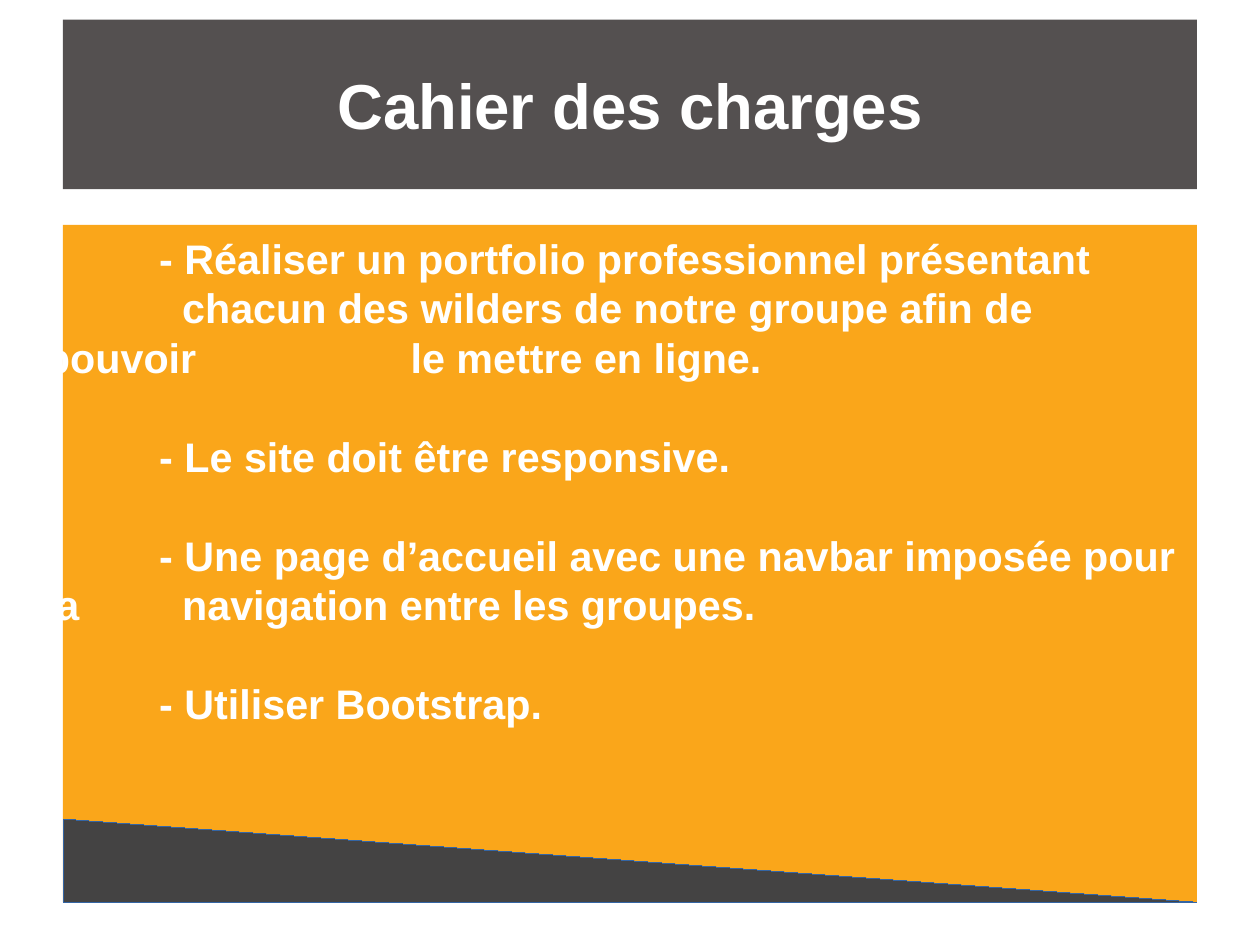
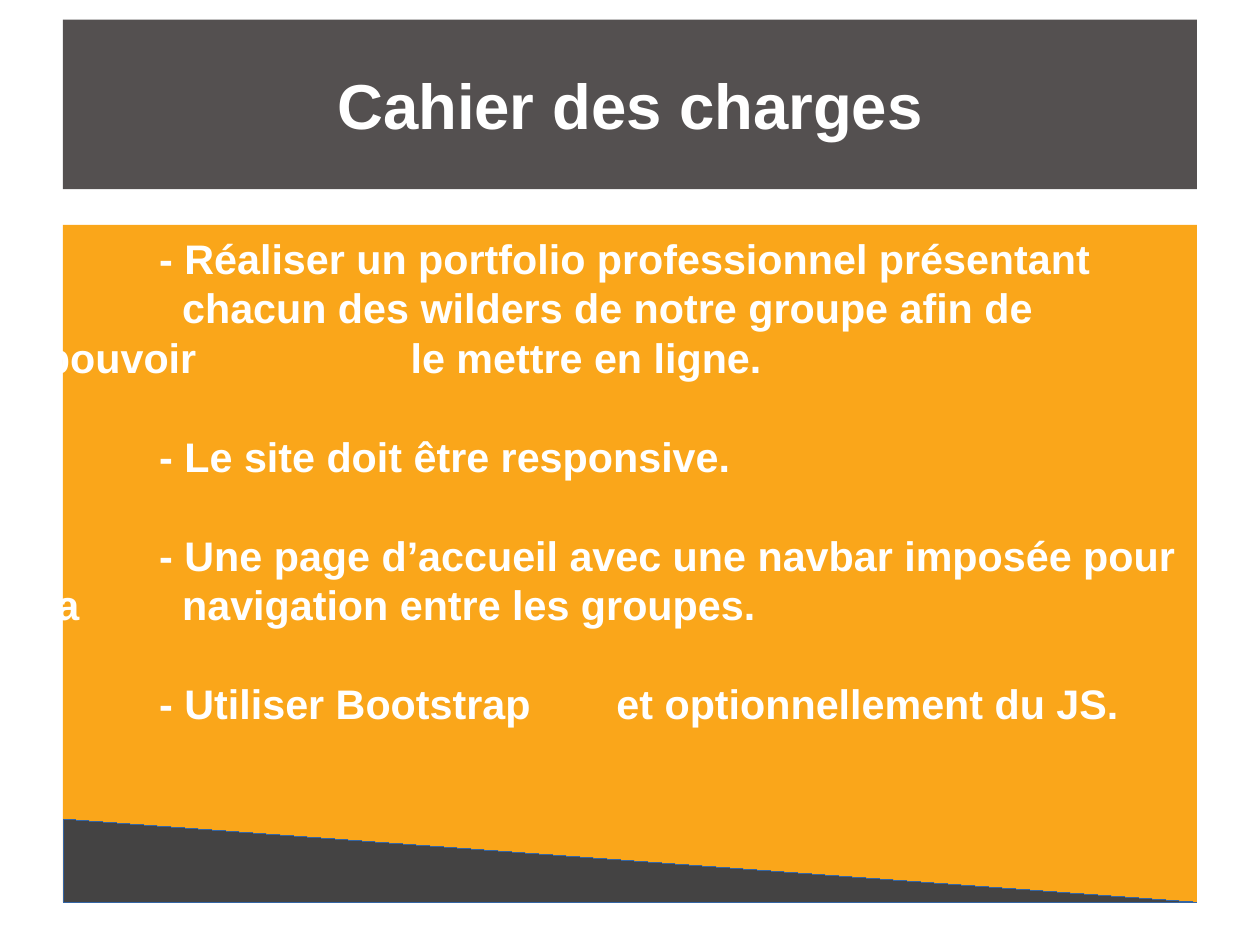
Before and after one commit to Shandraz/projet-Done-nuts, a slide deck: slide 2 of Powerpoint_presentations/Projet_1_DONE_nuts3.odp. Drawn at 1260x945 pixels with LibreOffice and Linux fonts; fonts in the diff are those of the drawing. Boxes give left, top, right and bottom in pixels: in the first picture for what was removed or moved away, otherwise in the second. Text is boxed around its words. In the diff, an @@ line names an element or a change of style, - is before the commit and + after.

```diff
--- a/Powerpoint_presentations/Projet_1_DONE_nuts3.odp
+++ b/Powerpoint_presentations/Projet_1_DONE_nuts3.odp
@@ subtitle at box(184, 689, 1118, 727): text changed @@
-- Utiliser Bootstrap.
+- Utiliser Bootstrap et optionnellement du JS.
```
Also in this commit, not shown: 2 other slides changed, 1 slide added, 5 slides removed, 11 other files.
